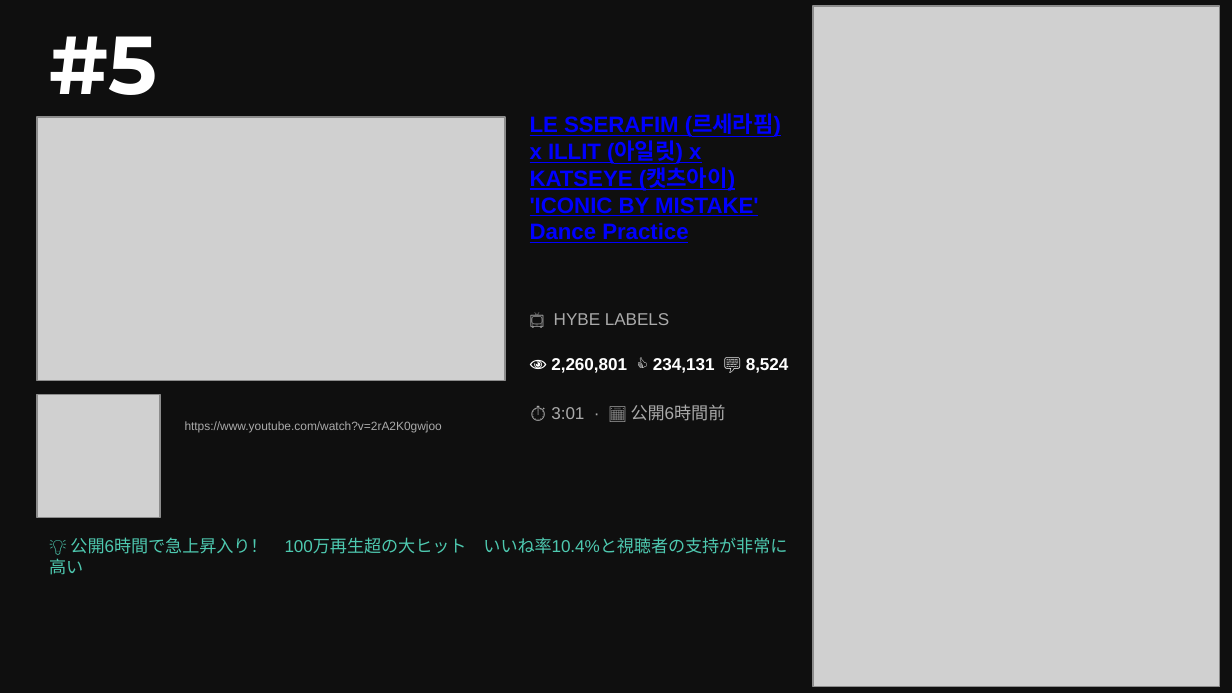
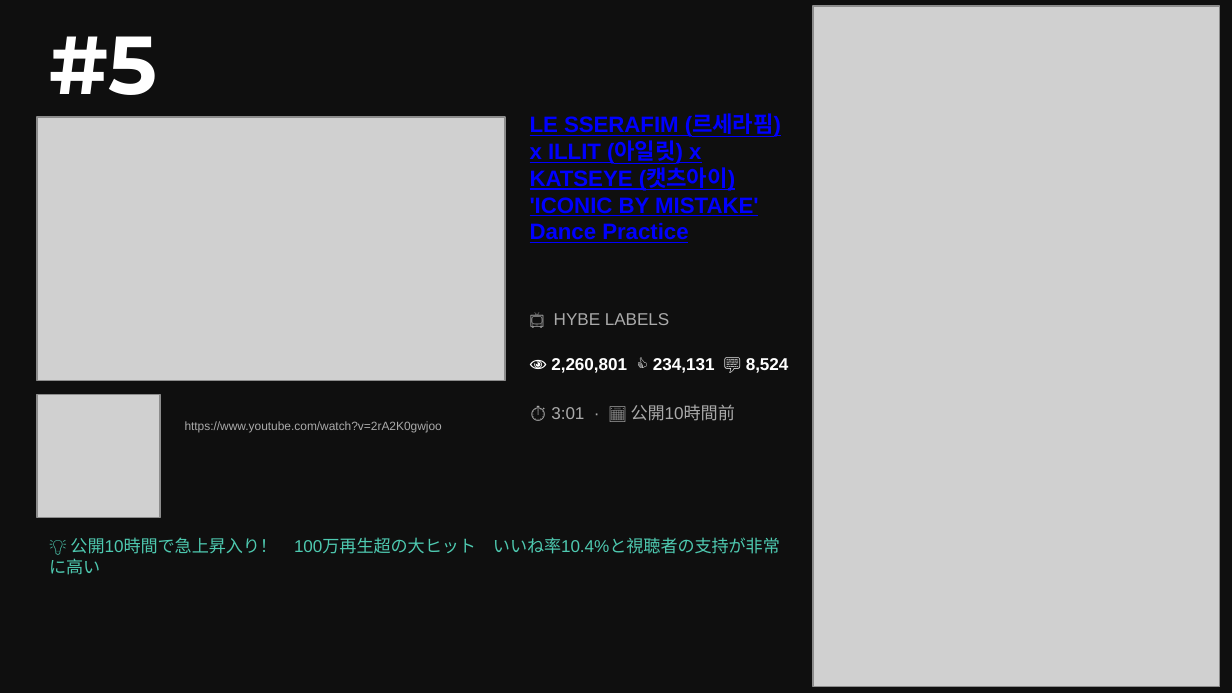
Before and after one commit to asaneasaburo0910-hub/youtube-crawler, a slide deck: slide 7 of youtube_ranking_20260614.pptx. Drawn at 1232x693 pixels with LibreOffice and Linux fonts; fonts in the diff are those of the drawing; grey boxes stand for pictures. Boxes give left, top, right and bottom in pixels: in the first picture for what was removed or moved away, otherwise in the second. Text is boxed around its words. In the diff, an @@ line names an element or a change of style, - is before the commit and + after.

```diff
--- a/youtube_ranking_20260614.pptx
+++ b/youtube_ranking_20260614.pptx
@@ text at [551, 404, 735, 421]: text changed @@
-⏱ 3:01 · 📅 公開6時間前
+⏱ 3:01 · 📅 公開10時間前
@@ text at [49, 537, 780, 575]: text changed @@
-💡 公開6時間で急上昇入り！ 100万再生超の大ヒット いいね率10.4%と視聴者の支持が非常に高い
+💡 公開10時間で急上昇入り！ 100万再生超の大ヒット いいね率10.4%と視聴者の支持が非常に高い
```
Also in this commit, not shown: 9 other slides changed, 3 other files.
